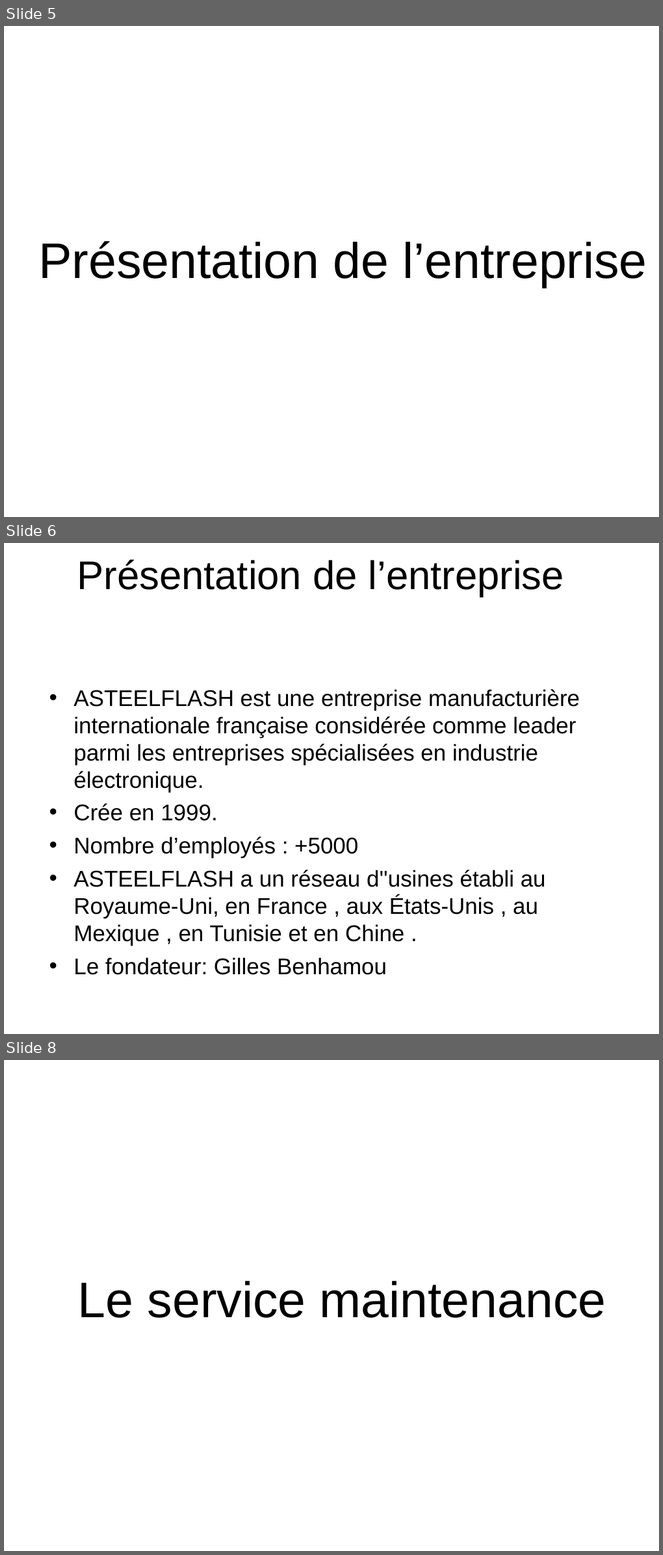
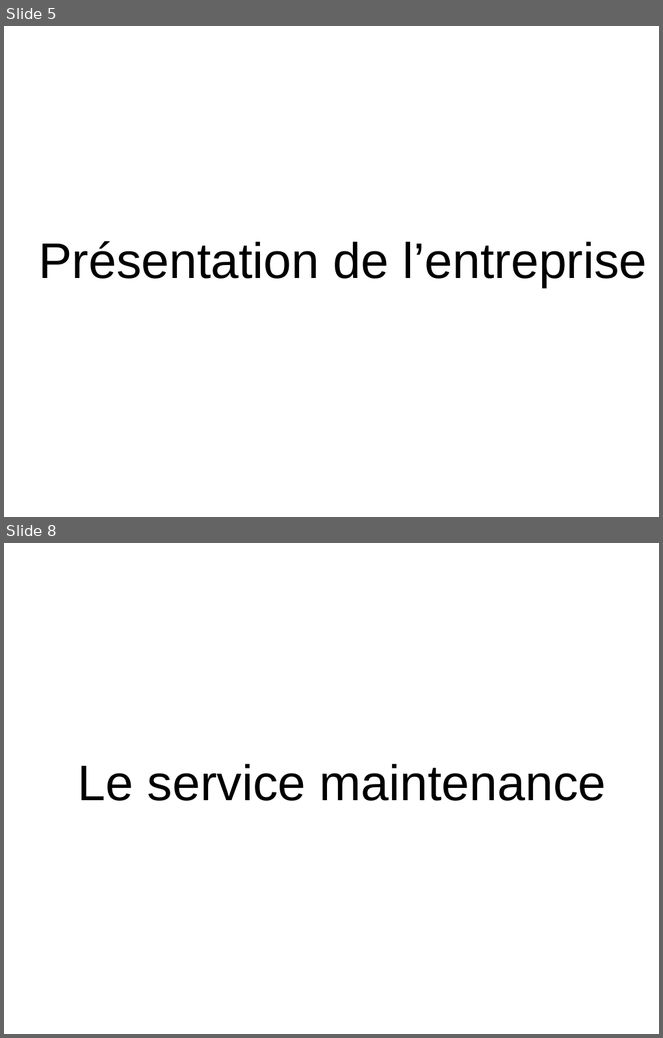
Before and after one commit to HabibAroua/Criminel_dep, a slide deck: documentation/presentation/P1/2734.ppt. Shown one above the other, each under a label of ours: slides 5, 6 and 8 before the commit, slides 5 and 8 after it; the slides between them are not shown. The pictures are 663x1555 and 663x1038 pixels, drawn with LibreOffice and Linux fonts; fonts in the diff are those of the drawing; background and template pictures are left out. Boxes give left, top, right and bottom in pixels: in the first picture for what was removed or moved away, otherwise in the second. Text is boxed around its words. In the diff, an @@ line names an element or a change of style, - is before the commit and + after.

```diff
--- a/documentation/presentation/P1/2734.ppt
+++ b/documentation/presentation/P1/2734.ppt
@@ slide 6 removed at box(4, 543, 659, 1034), background picture (left out) @@
@@ title removed at box(77, 559, 564, 597) @@
-Présentation de l’entreprise
@@ subtitle removed at box(74, 689, 580, 946) @@
-• ASTEELFLASH est une entreprise manufacturière internationale française considérée comme leader parmi les entreprises spécialisées en industrie électronique.
-• Crée en 1999.
-• Nombre d’employés : +5000
-• ASTEELFLASH a un réseau d''usines établi au Royaume-Uni, en France , aux États-Unis , au Mexique , en Tunisie et en Chine .
-• Le fondateur: Gilles Benhamou
```
Also in this commit, not shown: 1 slide changed, 2 slides added, 1 other slide removed.
